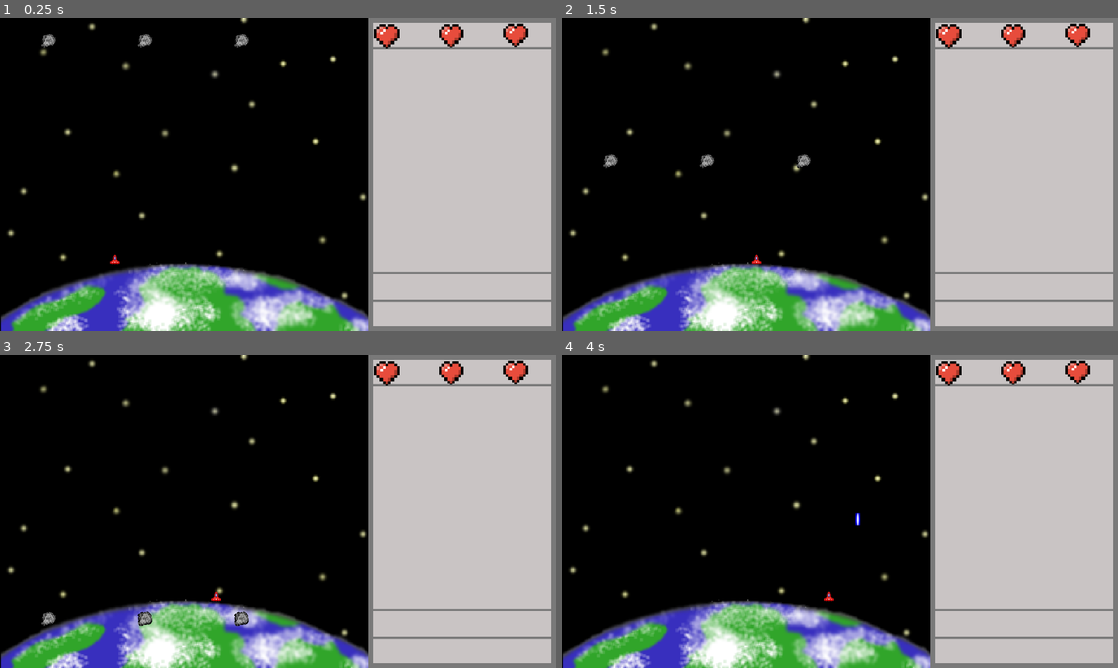
Above: before the commit, frames 1-4 (two rows, left to right).
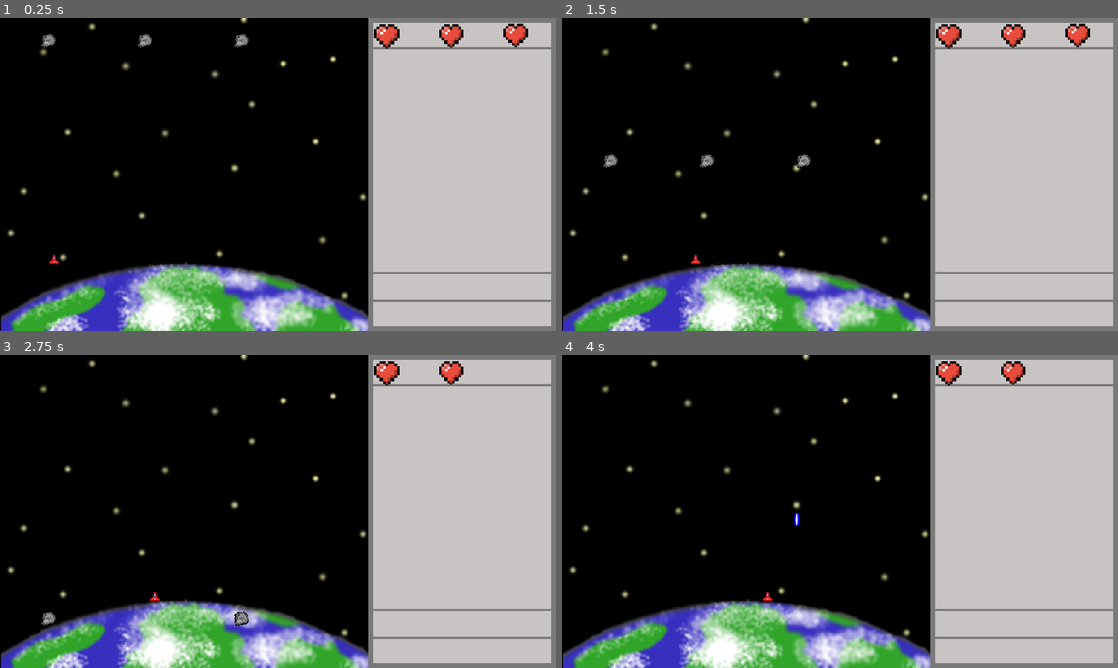
Above: after the commit, the same moments.

Repository: Pchristy03/EAP-Redox
Game: Godot game, scene res://main.tscn
Same seed, same stepped clock (60 frames per second), same inputs: the game is played once before the commit and once after it.
Inputs:
- Up to frame 1 (0.25 s): no input
- Up to frame 2 (1.5 s): tap Enter (ui_accept) at 0.5, 0.77 s; hold Right (ui_right) 0.53-1.28 s; hold Left (ui_left) from 1.28 s (still down)
- Up to frame 3 (2.75 s): tap Enter (ui_accept) at 1.52 s; release Left (ui_left) at 2.03 s; hold Right (ui_right) from 2.03 s (still down)
- Up to frame 4 (4 s): tap Enter (ui_accept) at 3.02, 3.77 s; release Right (ui_right) at 3.53 s; hold Left (ui_left) from 3.53 s (still down)

The runs differ from the first frame. In frame 1, less than 0.1% of the frame differs, in the area x 8-22%, y 75-79%; in frame 2, less than 0.1%; in frame 3, 0.4%, in the area x 24-95%, y 1-87%; in frame 4, 0.4%.

Commit message:
Update main.tscn

Diff:
--- a/main.tscn
+++ b/main.tscn
@@ -20,14 +20,15 @@
 process_mode = 3
 
 [node name="Player" parent="." instance=ExtResource("3_tc4d2")]
-position = Vector2(238, 492)
+position = Vector2(112, 490)
 
 [node name="HUD" parent="." instance=ExtResource("4_485ph")]
 
 [node name="Area2D" type="Area2D" parent="."]
+collision_layer = 0
 
 [node name="CollisionShape2D" type="CollisionShape2D" parent="Area2D"]
-position = Vector2(383, 1205)
+position = Vector2(387, 1200)
 shape = SubResource("CapsuleShape2D_wtbbb")
 
 [connection signal="hurt" from="Player" to="." method="_on_player_hurt"]
